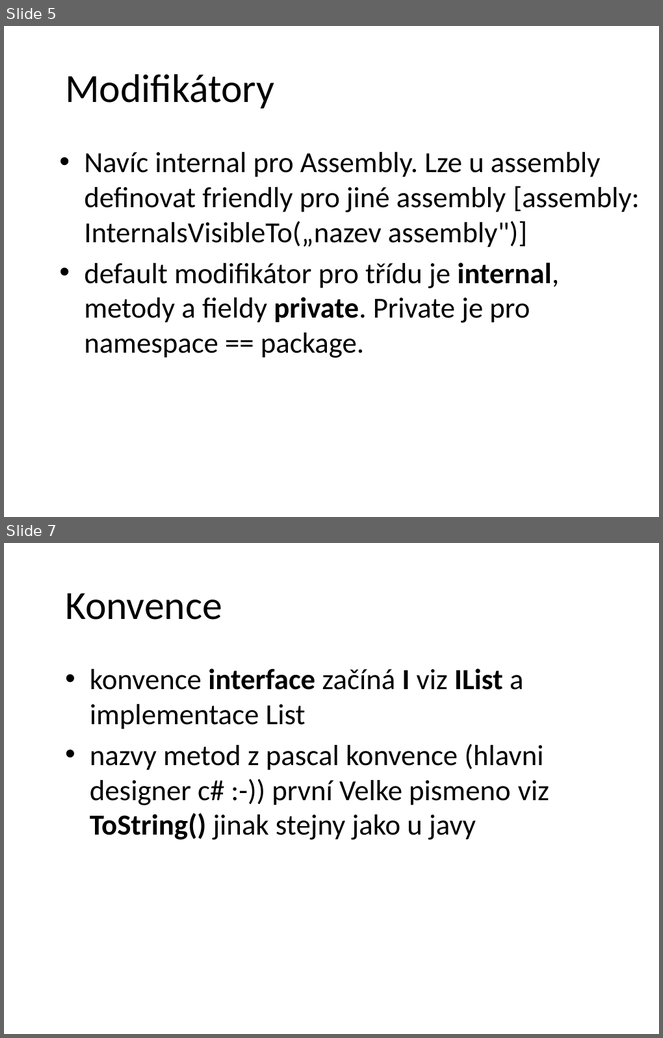
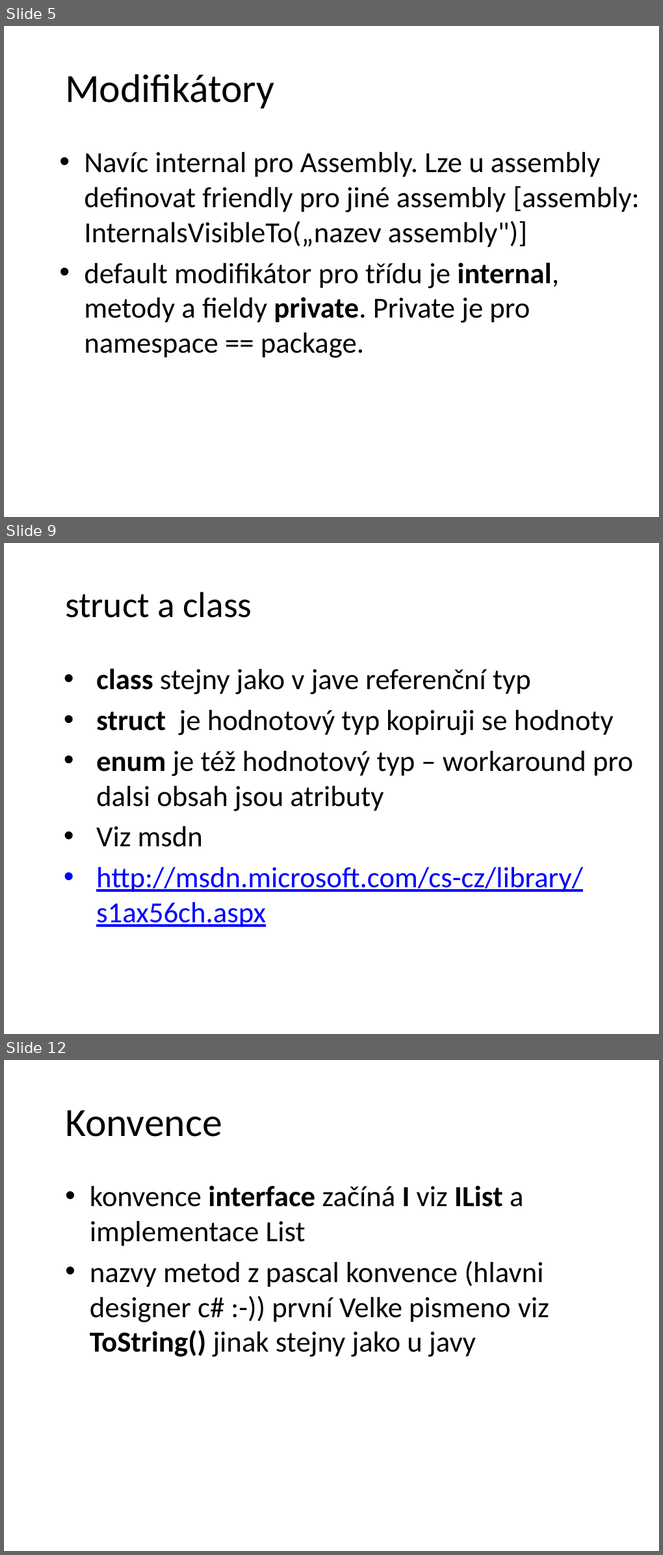
Before and after one commit to petrbalat/Skoleni-Csharp-NET, a slide deck: prezentace.pptx. Shown one above the other, each under a label of ours: slides 5 and 7 before the commit, slides 5, 9 and 12 after it; the slides between them are not shown. The pictures are 663x1038 and 663x1555 pixels, drawn with LibreOffice and Linux fonts; fonts in the diff are those of the drawing; background and template pictures are left out. Boxes give left, top, right and bottom in pixels: in the first picture for what was removed or moved away, otherwise in the second. Text is boxed around its words. In the diff, an @@ line names an element or a change of style, - is before the commit and + after.

```diff
--- a/prezentace.pptx
+++ b/prezentace.pptx
@@ slide 9 added at box(4, 543, 659, 1034), background picture (left out) @@
@@ title added at box(65, 592, 252, 618), 39.6 pt, text #000000 @@
+struct a class
@@ text added at box(96, 668, 633, 928), 32 pt, text #000000 @@
+• class stejny jako v jave referenční typ
+• struct je hodnotový typ kopiruji se hodnoty
+• enum je též hodnotový typ – workaround pro dalsi obsah jsou atributy
+• Viz msdn
+• http://msdn.microsoft.com/cs-cz/library/s1ax56ch.aspx
@@ what was slide 7 is now slide 12 @@
```
Also in this commit, not shown: 2 slides changed, 4 other slides added, 1 other file.
